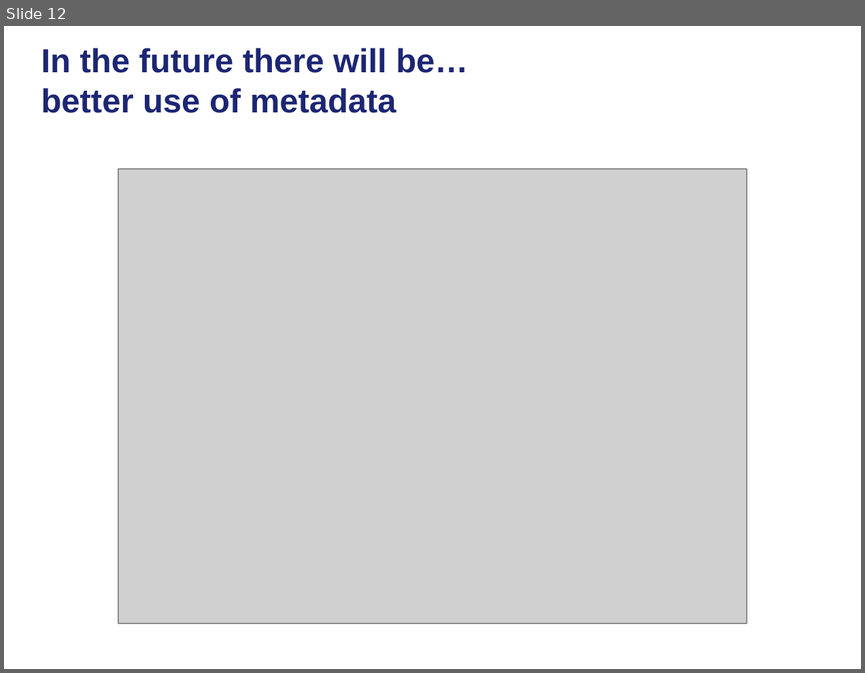
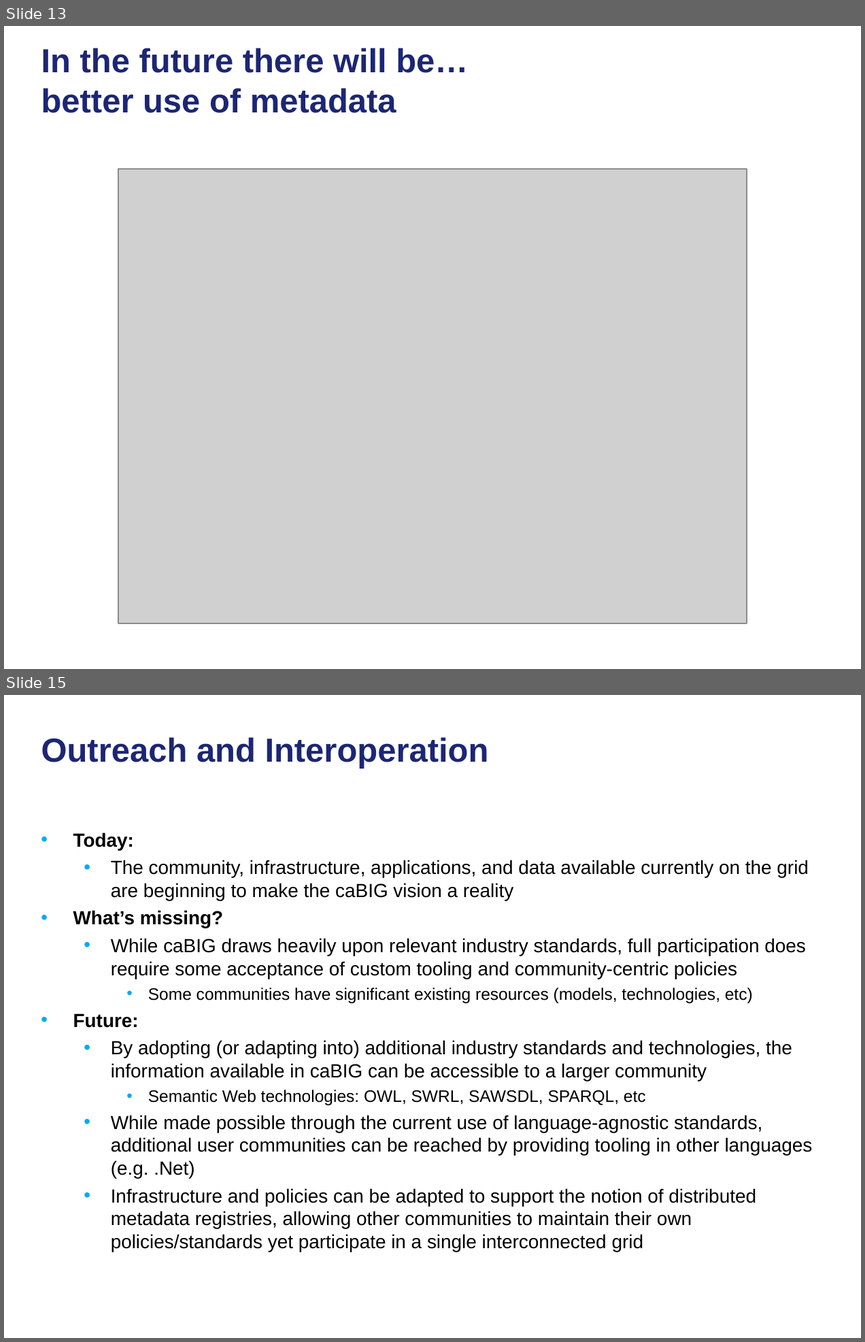
Before and after one commit to NCIP/cagrid-docs, a slide deck: presentations/200810_VCDE_ARCH/20081028_Arch_VCDE_caGrid_Future.ppt. Shown one above the other, each under a label of ours: slide 12 before the commit, slides 13 and 15 after it; the slides between them are not shown. The pictures are 865x673 and 865x1342 pixels, drawn with LibreOffice and Linux fonts; fonts in the diff are those of the drawing; grey boxes stand for pictures; background and template pictures are left out. Boxes give left, top, right and bottom in pixels: in the first picture for what was removed or moved away, otherwise in the second. Text is boxed around its words. In the diff, an @@ line names an element or a change of style, - is before the commit and + after.

```diff
--- a/presentations/200810_VCDE_ARCH/20081028_Arch_VCDE_caGrid_Future.ppt
+++ b/presentations/200810_VCDE_ARCH/20081028_Arch_VCDE_caGrid_Future.ppt
@@ slide 15 added at (4,695,861,1338), background picture (left out) @@
@@ title added at (41,737,489,768), 28 pt, text #1C2674, bold @@
+Outreach and Interoperation
@@ text added at (73,832,813,1251), 16 pt, text #000000 @@
+• Today:
+  • The community, infrastructure, applications, and data available currently on the grid are beginning to make the caBIG vision a reality
+• What’s missing?
+  • While caBIG draws heavily upon relevant industry standards, full participation does require some acceptance of custom tooling and community-centric policies
+    • Some communities have significant existing resources (models, technologies, etc)
+• Future:
+  • By adopting (or adapting into) additional industry standards and technologies, the information available in caBIG can be accessible to a larger community
+    • Semantic Web technologies: OWL, SWRL, SAWSDL, SPARQL, etc
+  • While made possible through the current use of language-agnostic standards, additional user communities can be reached by providing tooling in other languages (e.g. .Net)
+  • Infrastructure and policies can be adapted to support the notion of distributed metadata registries, allowing other communities to maintain their own policies/standards yet participate in a single interconnected grid
@@ what was slide 12 is now slide 13 @@
```
Also in this commit, not shown: 2 slides changed, 4 other slides added, 3 slides removed.
